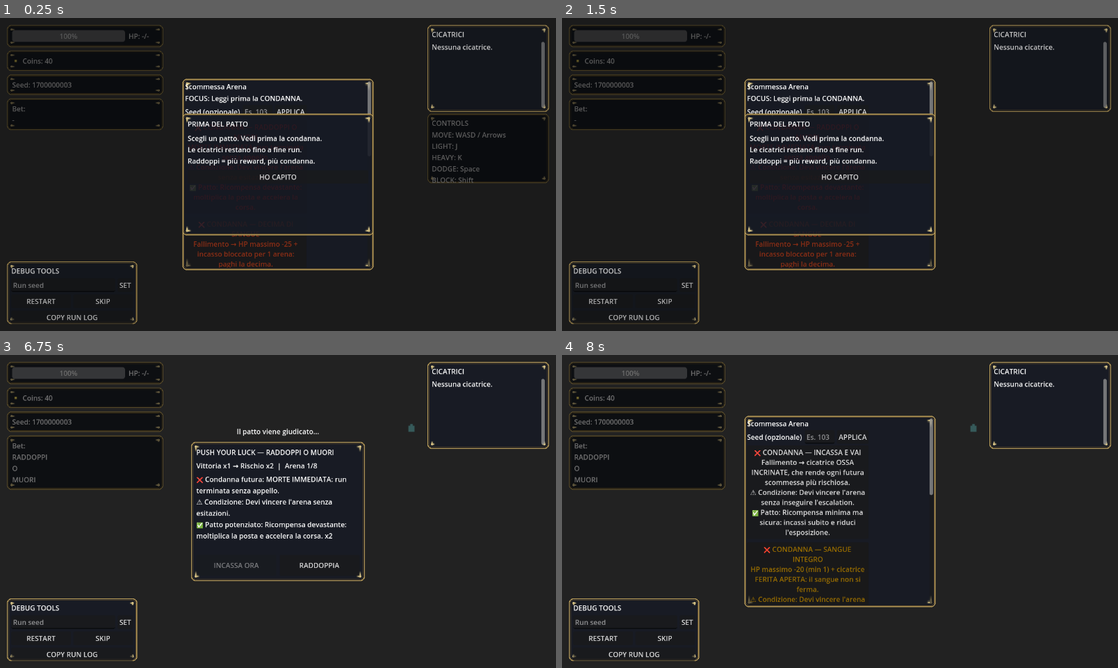
Above: before the commit, frames 1-4 (two rows, left to right).
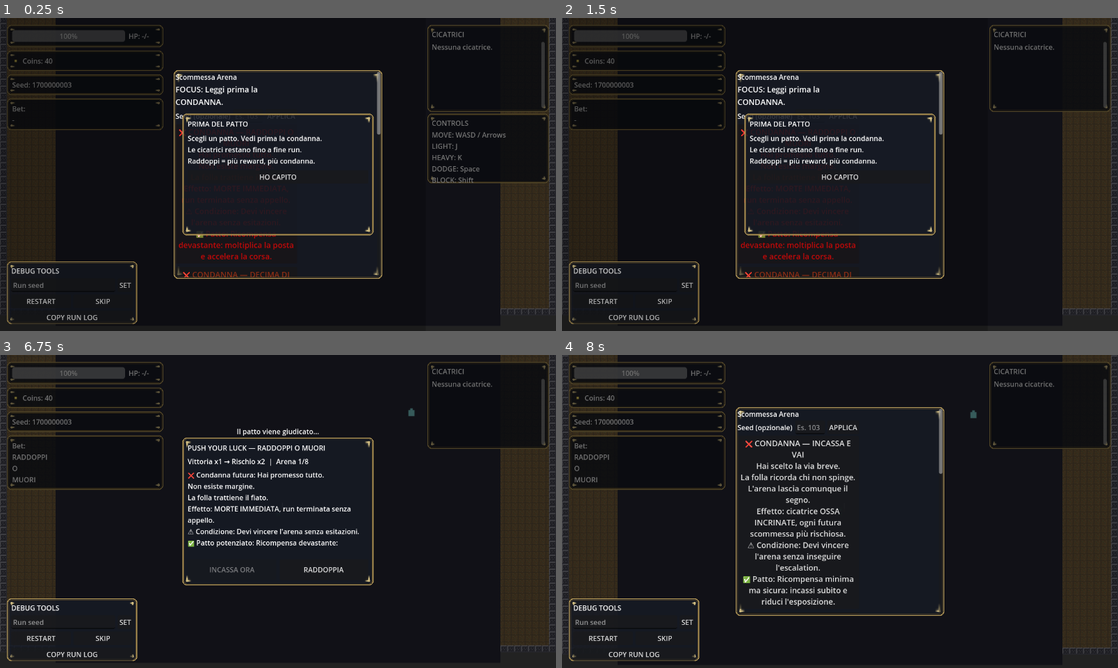
Above: after the commit, the same moments.

Repository: Faratas410/Gallicus-2.0
Game: Godot game, scene res://scenes/Main.tscn
Two runs of this game, one before a commit and one after it. Both use one fixed random seed, a clock stepped at 60 frames per second and the inputs below.
Inputs (mouse positions are in pixels of both pictures, inside the frame that each line leads up to):
- Up to frame 1 (0.25 s): no input
- Up to frame 2 (1.5 s): click (623, 284) at 0.52 s; type "12" at 0.6 s; click "RESTART" at 1.25 s
- Up to frame 3 (6.75 s): click "RESTART" at 2 s; click "RESTART" at 2.75 s; click "SKIP" at 3.5 s; click "SKIP" at 4.25 s; click "SET" at 5 s; click "COPY RUN LOG" at 5.75 s; click (278, 514) at 6.5 s, where only the run before the commit has a clickable "HO CAPITO"
- Up to frame 4 (8 s): click "RADDOPPIA" at 7.25 s

The runs differ from the first frame. In frame 1, 6.7% of the frame differs, in the area x 0-100%, y 0-95%; in frame 2, 7.9%; in frame 3, 6.0%; in frame 4, 7.6%.

Commit message:
Polish 1.0 UI modals and bet text

Diff:
--- a/scenes/UI.tscn
+++ b/scenes/UI.tscn
@@ -320,7 +320,7 @@
 
 [node name="OnboardingModal" type="Control" parent="Modals"]
 visible = false
-mouse_filter = 0
+mouse_filter = 2
 z_index = 96
 anchor_left = 0.0
 anchor_top = 0.0
@@ -328,9 +328,10 @@
 anchor_bottom = 1.0
 
 [node name="OnboardingBlocker" type="ColorRect" parent="Modals/OnboardingModal"]
-mouse_filter = 0
-anchor_right = 1.0
-anchor_bottom = 1.0
+mouse_filter = 2
+anchor_right = 1.0
+anchor_bottom = 1.0
+offset_right = -300.0
 color = Color(0, 0, 0, 0.2)
 
 [node name="OnboardingPanel" type="Panel" parent="Modals/OnboardingModal"]
@@ -366,12 +367,12 @@
 
 [node name="OnboardingButton" type="Button" parent="Modals/OnboardingModal/OnboardingPanel/OnboardingVBox"]
 focus_mode = 2
-mouse_filter = 0
+mouse_filter = 2
 text = "HO CAPITO"
 
 [node name="BetModal" type="Control" parent="Modals"]
 visible = false
-mouse_filter = 1
+mouse_filter = 2
 z_index = 95
 anchor_left = 0.0
 anchor_top = 0.0
@@ -379,9 +380,10 @@
 anchor_bottom = 1.0
 
 [node name="BetBlocker" type="ColorRect" parent="Modals/BetModal"]
-mouse_filter = 1
-anchor_right = 1.0
-anchor_bottom = 1.0
+mouse_filter = 2
+anchor_right = 1.0
+anchor_bottom = 1.0
+offset_right = -300.0
 color = Color(0, 0, 0, 0)
 
 [node name="BetPanel" type="Panel" parent="Modals/BetModal"]
@@ -392,31 +394,31 @@
 anchor_top = 0.5
 anchor_right = 0.5
 anchor_bottom = 0.5
-offset_left = -220.0
-offset_top = -220.0
-offset_right = 220.0
-offset_bottom = 220.0
+offset_left = -240.0
+offset_top = -240.0
+offset_right = 240.0
+offset_bottom = 240.0
 clip_contents = true
-custom_minimum_size = Vector2(440, 440)
+custom_minimum_size = Vector2(480, 480)
 theme_override_styles/panel = SubResource("StyleBoxTexture_1")
 
 [node name="BetScroll" type="ScrollContainer" parent="Modals/BetModal/BetPanel"]
 anchor_right = 1.0
 anchor_bottom = 1.0
-offset_left = 6.0
-offset_top = 6.0
-offset_right = -6.0
-offset_bottom = -6.0
+offset_left = 4.0
+offset_top = 4.0
+offset_right = -4.0
+offset_bottom = -4.0
 horizontal_scroll_mode = 0
 vertical_scroll_mode = 2
 
 [node name="BetVBox" type="VBoxContainer" parent="Modals/BetModal/BetPanel/BetScroll"]
 anchor_right = 1.0
 anchor_bottom = 1.0
-offset_left = 2.0
-offset_top = 2.0
-offset_right = -2.0
-offset_bottom = -2.0
+offset_left = 0.0
+offset_top = 0.0
+offset_right = 0.0
+offset_bottom = 0.0
 
 [node name="BetTitle" type="Label" parent="Modals/BetModal/BetPanel/BetScroll/BetVBox"]
 text = "Scommessa Arena"
@@ -432,6 +434,7 @@
 size_flags_horizontal = 3
 size_flags_vertical = 3
 clip_text = false
+theme_override_font_sizes/font_size = 18
 text = "FOCUS: Leggi prima la CONDANNA."
 
 [node name="SeedRow" type="HBoxContainer" parent="Modals/BetModal/BetPanel/BetScroll/BetVBox"]
@@ -509,7 +512,7 @@
 
 [node name="PushLuckModal" type="Control" parent="Modals"]
 visible = false
-mouse_filter = 0
+mouse_filter = 2
 z_index = 95
 anchor_left = 0.0
 anchor_top = 0.0
@@ -517,9 +520,10 @@
 anchor_bottom = 1.0
 
 [node name="PushLuckBlocker" type="ColorRect" parent="Modals/PushLuckModal"]
-mouse_filter = 0
-anchor_right = 1.0
-anchor_bottom = 1.0
+mouse_filter = 2
+anchor_right = 1.0
+anchor_bottom = 1.0
+offset_right = -300.0
 color = Color(0, 0, 0, 0)
 
 [node name="PushLuckPanel" type="Panel" parent="Modals/PushLuckModal"]
@@ -530,12 +534,12 @@
 anchor_top = 0.5
 anchor_right = 0.5
 anchor_bottom = 0.5
-offset_left = -200.0
-offset_top = -160.0
-offset_right = 200.0
-offset_bottom = 160.0
+offset_left = -220.0
+offset_top = -170.0
+offset_right = 220.0
+offset_bottom = 170.0
 clip_contents = true
-custom_minimum_size = Vector2(400, 320)
+custom_minimum_size = Vector2(440, 340)
 theme_override_styles/panel = SubResource("StyleBoxTexture_1")
 
 [node name="PushLuckVBox" type="VBoxContainer" parent="Modals/PushLuckModal/PushLuckPanel"]
@@ -609,9 +613,25 @@
 [node name="ScarsDetailClose" type="Button" parent="Modals/ScarsDetailPanel/ScarsDetailVBox"]
 text = "CHIUDI"
 
-[node name="GameOverPanel" type="Panel" parent="Modals"]
-visible = false
+[node name="GameOverModal" type="Control" parent="Modals"]
+visible = false
+mouse_filter = 2
 z_index = 95
+anchor_left = 0.0
+anchor_top = 0.0
+anchor_right = 1.0
+anchor_bottom = 1.0
+
+[node name="GameOverBlocker" type="ColorRect" parent="Modals/GameOverModal"]
+mouse_filter = 2
+anchor_right = 1.0
+anchor_bottom = 1.0
+offset_right = -300.0
+color = Color(0, 0, 0, 0)
+
+[node name="GameOverPanel" type="Panel" parent="Modals/GameOverModal"]
+visible = false
+z_index = 1
 anchor_left = 0.5
 anchor_top = 0.5
 anchor_right = 0.5
@@ -624,7 +644,7 @@
 custom_minimum_size = Vector2(360, 380)
 theme_override_styles/panel = SubResource("StyleBoxTexture_1")
 
-[node name="GameOverVBox" type="VBoxContainer" parent="Modals/GameOverPanel"]
+[node name="GameOverVBox" type="VBoxContainer" parent="Modals/GameOverModal/GameOverPanel"]
 anchor_right = 1.0
 anchor_bottom = 1.0
 offset_left = 12.0
@@ -632,34 +652,34 @@
 offset_right = -12.0
 offset_bottom = -12.0
 
-[node name="GameOverTitle" type="Label" parent="Modals/GameOverPanel/GameOverVBox"]
+[node name="GameOverTitle" type="Label" parent="Modals/GameOverModal/GameOverPanel/GameOverVBox"]
 theme_override_font_sizes/font_size = 30
 text = "RUN FAILED"
 
-[node name="GameOverEpilogue" type="Label" parent="Modals/GameOverPanel/GameOverVBox"]
+[node name="GameOverEpilogue" type="Label" parent="Modals/GameOverModal/GameOverPanel/GameOverVBox"]
 autowrap_mode = 2
 text = ""
 
-[node name="GameOverScars" type="Label" parent="Modals/GameOverPanel/GameOverVBox"]
+[node name="GameOverScars" type="Label" parent="Modals/GameOverModal/GameOverPanel/GameOverVBox"]
 visible = false
 autowrap_mode = 2
 text = ""
 
-[node name="GameOverMeta" type="Label" parent="Modals/GameOverPanel/GameOverVBox"]
+[node name="GameOverMeta" type="Label" parent="Modals/GameOverModal/GameOverPanel/GameOverVBox"]
 visible = false
 autowrap_mode = 2
 text = ""
 
-[node name="GameOverHint" type="Label" parent="Modals/GameOverPanel/GameOverVBox"]
+[node name="GameOverHint" type="Label" parent="Modals/GameOverModal/GameOverPanel/GameOverVBox"]
 text = "Vuoi riprovare?"
 
-[node name="RestartButton" type="Button" parent="Modals/GameOverPanel/GameOverVBox"]
+[node name="RestartButton" type="Button" parent="Modals/GameOverModal/GameOverPanel/GameOverVBox"]
 text = "RESTART"
 
-[node name="NextBetButton" type="Button" parent="Modals/GameOverPanel/GameOverVBox"]
+[node name="NextBetButton" type="Button" parent="Modals/GameOverModal/GameOverPanel/GameOverVBox"]
 text = "NEXT BET"
 
-[node name="QuitButton" type="Button" parent="Modals/GameOverPanel/GameOverVBox"]
+[node name="QuitButton" type="Button" parent="Modals/GameOverModal/GameOverPanel/GameOverVBox"]
 text = "QUIT"
 
 [node name="CountdownLabel" type="Label" parent="Modals"]
@@ -697,7 +717,7 @@
 
 [node name="ScarsPanel" type="Panel" parent="HUD/SafeMargin/TopRow/RightColumn"]
 mouse_filter = 1
-z_index = 100
+z_index = 80
 clip_contents = true
 custom_minimum_size = Vector2(280, 200)
 theme_override_styles/panel = SubResource("StyleBoxTexture_1")
--- a/scripts/systems/run_manager.gd
+++ b/scripts/systems/run_manager.gd
@@ -60,7 +60,7 @@
 		"name": "INCASSA E VAI",
 		"pact": "Ricompensa minima ma sicura: incassi subito e riduci l'esposizione.",
 		"condition": "Devi vincere l'arena senza inseguire l'escalation.",
-		"doom": "Fallimento → cicatrice OSSA INCRINATE, che rende ogni futura scommessa più rischiosa.",
+		"doom": "Hai scelto la via breve.\nLa folla ricorda chi non spinge.\nL'arena lascia comunque il segno.\nEffetto: cicatrice OSSA INCRINATE, ogni futura scommessa più rischiosa.",
 		"weight": 5,
 		"blocked_scars": [],
 		"requires_scars": [],
@@ -70,7 +70,7 @@
 		"name": "SANGUE INTEGRO",
 		"pact": "Se riesci, ottieni una ricompensa alta e alzi l'intensità della run.",
 		"condition": "Devi vincere l'arena senza subire danni.",
-		"doom": "HP massimo -20 (min 1) + cicatrice FERITA APERTA: il sangue non si ferma.",
+		"doom": "Il sangue deve restare puro.\nOgni errore pesa doppio.\nLa sabbia non perdona.\nEffetto: HP massimo -20 (min 1) + cicatrice FERITA APERTA.",
 		"weight": 4,
 		"blocked_scars": [],
 		"requires_scars": [],
@@ -80,7 +80,7 @@
 		"name": "RADDOPPI O MUORI",
 		"pact": "Ricompensa devastante: moltiplica la posta e accelera la corsa.",
 		"condition": "Devi vincere l'arena senza esitazioni.",
-		"doom": "MORTE IMMEDIATA: run terminata senza appello.",
+		"doom": "Hai promesso tutto.\nNon esiste margine.\nLa folla trattiene il fiato.\nEffetto: MORTE IMMEDIATA, run terminata senza appello.",
 		"weight": 2,
 		"blocked_scars": [],
 		"requires_scars": [],
@@ -90,7 +90,7 @@
 		"name": "CATENA DI DEBITO",
 		"pact": "Ricompensa media, ma mantiene viva la catena del patto.",
 		"condition": "Vinci l'arena e non spezzare la promessa.",
-		"doom": "Fallimento → cicatrice MARCHIO DEL DEBITO, ogni futura scommessa pesa di più.",
+		"doom": "La catena non si spezza.\nOgni passo stringe il debito.\nIl pubblico pretende il prezzo.\nEffetto: cicatrice MARCHIO DEL DEBITO, ogni futura scommessa pesa di più.",
 		"weight": 4,
 		"blocked_scars": [SCAR_DEBT_BRAND],
 		"requires_scars": [],
@@ -100,7 +100,7 @@
 		"name": "DECIMA DI SANGUE",
 		"pact": "Ricompensa alta: la vittoria spinge la run verso un ritmo più feroce.",
 		"condition": "Vinci l'arena sapendo che ogni colpo ha un prezzo.",
-		"doom": "Fallimento → HP massimo -25 + incasso bloccato per 1 arena: paghi la decima.",
+		"doom": "La vittoria chiede sangue.\nIl tributo è scritto sulla pelle.\nNon puoi evitarlo.\nEffetto: HP massimo -25 + incasso bloccato per 1 arena.",
 		"weight": 3,
 		"blocked_scars": [SCAR_OPEN_WOUND],
 		"requires_scars": [],
@@ -110,7 +110,7 @@
 		"name": "PIACERE AL PUBBLICO",
 		"pact": "Ricompensa narrativa + bonus lieve, alimentando la tua reputazione.",
 		"condition": "Vinci l'arena e lascia il pubblico in estasi.",
-		"doom": "Fallimento → cicatrice MARCHIO DELLA VERGOGNA, il pubblico rende le arene più dure.",
+		"doom": "La folla vuole spettacolo.\nUn passo falso diventa scherno.\nIl giudizio resta addosso.\nEffetto: cicatrice MARCHIO DELLA VERGOGNA, arene più dure.",
 		"weight": 4,
 		"blocked_scars": [],
 		"requires_scars": [],
@@ -120,7 +120,7 @@
 		"name": "ULTIMO RESPIRO",
 		"pact": "Ricompensa altissima, con la run al limite dell'ossessione.",
 		"condition": "Vinci l'arena con il cuore in gola.",
-		"doom": "Fallimento → cicatrice GRAVE (non mortale), ma compromette il cammino.",
+		"doom": "Respiri corto.\nOgni colpo è l'ultimo.\nIl destino pesa sulle ossa.\nEffetto: cicatrice GRAVE (non mortale), cammino compromesso.",
 		"weight": 2,
 		"blocked_scars": [],
 		"requires_scars": [SCAR_CRACKED_BONES],
@@ -1617,14 +1617,9 @@
 	if suspended == _arena_suspended:
 		return
 	_arena_suspended = suspended
-	if suspended:
-		_arena.process_mode = Node.PROCESS_MODE_DISABLED
-		if _arena is CanvasItem:
-			(_arena as CanvasItem).visible = false
-	else:
-		_arena.process_mode = Node.PROCESS_MODE_INHERIT
-		if _arena is CanvasItem:
-			(_arena as CanvasItem).visible = true
+	if _arena.has_method("set_visual_only"):
+		_arena.call("set_visual_only", suspended)
+	_arena.process_mode = Node.PROCESS_MODE_INHERIT
 
 func add_coins(amount: int) -> void:
 	if amount <= 0:
--- a/scripts/ui/ui_root.gd
+++ b/scripts/ui/ui_root.gd
@@ -40,7 +40,8 @@
 @onready var arena_resolution_label: Label = get_node_or_null("HUD/ArenaResolutionOverlay") as Label
 @onready var sfx_level_up: AudioStreamPlayer = get_node_or_null("SFX/SfxLevelUp") as AudioStreamPlayer
 @onready var sfx_buy_token: AudioStreamPlayer = get_node_or_null("SFX/SfxBuyToken") as AudioStreamPlayer
-@onready var game_over_panel: Panel = get_node_or_null("Modals/GameOverPanel") as Panel
+@onready var game_over_modal: Control = get_node_or_null("Modals/GameOverModal") as Control
+@onready var game_over_panel: Panel = get_node_or_null("Modals/GameOverModal/GameOverPanel") as Panel
 @onready var push_luck_modal: Control = get_node_or_null("Modals/PushLuckModal") as Control
 @onready var push_luck_panel: Panel = get_node_or_null("Modals/PushLuckModal/PushLuckPanel") as Panel
 @onready var push_luck_title: Label = get_node_or_null("Modals/PushLuckModal/PushLuckPanel/PushLuckVBox/PushLuckTitle") as Label
@@ -48,14 +49,14 @@
 @onready var push_luck_details: Label = get_node_or_null("Modals/PushLuckModal/PushLuckPanel/PushLuckVBox/PushLuckDetails") as Label
 @onready var push_luck_cashout_button: Button = get_node_or_null("Modals/PushLuckModal/PushLuckPanel/PushLuckVBox/PushLuckButtons/PushLuckCashoutButton") as Button
 @onready var push_luck_double_button: Button = get_node_or_null("Modals/PushLuckModal/PushLuckPanel/PushLuckVBox/PushLuckButtons/PushLuckDoubleButton") as Button
-@onready var game_over_title: Label = get_node_or_null("Modals/GameOverPanel/GameOverVBox/GameOverTitle") as Label
-@onready var game_over_epilogue: Label = get_node_or_null("Modals/GameOverPanel/GameOverVBox/GameOverEpilogue") as Label
-@onready var game_over_scars: Label = get_node_or_null("Modals/GameOverPanel/GameOverVBox/GameOverScars") as Label
-@onready var game_over_meta: Label = get_node_or_null("Modals/GameOverPanel/GameOverVBox/GameOverMeta") as Label
-@onready var game_over_hint: Label = get_node_or_null("Modals/GameOverPanel/GameOverVBox/GameOverHint") as Label
-@onready var restart_button: Button = get_node_or_null("Modals/GameOverPanel/GameOverVBox/RestartButton") as Button
-@onready var next_bet_button: Button = get_node_or_null("Modals/GameOverPanel/GameOverVBox/NextBetButton") as Button
-@onready var quit_button: Button = get_node_or_null("Modals/GameOverPanel/GameOverVBox/QuitButton") as Button
+@onready var game_over_title: Label = get_node_or_null("Modals/GameOverModal/GameOverPanel/GameOverVBox/GameOverTitle") as Label
+@onready var game_over_epilogue: Label = get_node_or_null("Modals/GameOverModal/GameOverPanel/GameOverVBox/GameOverEpilogue") as Label
+@onready var game_over_scars: Label = get_node_or_null("Modals/GameOverModal/GameOverPanel/GameOverVBox/GameOverScars") as Label
+@onready var game_over_meta: Label = get_node_or_null("Modals/GameOverModal/GameOverPanel/GameOverVBox/GameOverMeta") as Label
+@onready var game_over_hint: Label = get_node_or_null("Modals/GameOverModal/GameOverPanel/GameOverVBox/GameOverHint") as Label
+@onready var restart_button: Button = get_node_or_null("Modals/GameOverModal/GameOverPanel/GameOverVBox/RestartButton") as Button
+@onready var next_bet_button: Button = get_node_or_null("Modals/GameOverModal/GameOverPanel/GameOverVBox/NextBetButton") as Button
+@onready var quit_button: Button = get_node_or_null("Modals/GameOverModal/GameOverPanel/GameOverVBox/QuitButton") as Button
 @onready var controls_hint_panel: Panel = get_node_or_null("HUD/SafeMargin/TopRow/RightColumn/ControlsHintPanel") as Panel
 @onready var scars_panel: Panel = get_node_or_null("HUD/SafeMargin/TopRow/RightColumn/ScarsPanel") as Panel
 @onready var scars_label: Label = get_node_or_null("HUD/SafeMargin/TopRow/RightColumn/ScarsPanel/ScarsVBox/ScarsScroll/ScarsLabel") as Label
@@ -656,8 +657,7 @@
 			fast_countdown_label.modulate.a = 1.0
 	_set_push_luck_modal(false)
 	_pending_bets = []
-	if game_over_panel != null:
-		game_over_panel.visible = false
+	_set_game_over_modal(false)
 	if next_bet_button != null:
 		next_bet_button.visible = true
 	_last_finale_title = "RUN FAILED"
@@ -740,8 +740,7 @@
 		condanna_focus_label.visible = false
 	_reset_fast_countdown()
 	_set_push_luck_modal(false)
-	if game_over_panel != null:
-		game_over_panel.visible = true
+	_set_game_over_modal(true)
 	if next_bet_button != null:
 		next_bet_button.visible = false
 	if game_over_title != null:
@@ -1106,8 +1105,16 @@
 		push_luck_details.text = "\n".join(lines)
 	if push_luck_cashout_button != null:
 		push_luck_cashout_button.disabled = cashout_locked
+		if cashout_locked and cashout_reason != "":
+			push_luck_cashout_button.tooltip_text = "Disponibile dopo %s" % cashout_reason
+		else:
+			push_luck_cashout_button.tooltip_text = ""
 	if push_luck_double_button != null:
 		push_luck_double_button.disabled = double_locked
+		if double_locked and double_reason != "":
+			push_luck_double_button.tooltip_text = "Disponibile dopo %s" % double_reason
+		else:
+			push_luck_double_button.tooltip_text = ""
 	_set_push_luck_modal(true)
 
 func _on_push_luck_closed() -> void:
@@ -1190,8 +1197,7 @@
 	_request_retry()
 
 func _request_reset() -> void:
-	if game_over_panel != null:
-		game_over_panel.visible = false
+	_set_game_over_modal(false)
 
 	if GameEvents.has_signal("request_reset_run"):
 		GameEvents.request_reset_run.emit()
@@ -1207,8 +1213,7 @@
 		GameEvents.request_next_bet.emit()
 
 func _request_retry() -> void:
-	if game_over_panel != null:
-		game_over_panel.visible = false
+	_set_game_over_modal(false)
 	if GameEvents.has_signal("request_retry_run"):
 		GameEvents.request_retry_run.emit()
 	_hide_onboarding_panel()
@@ -1298,11 +1303,11 @@
 
 func _create_bet_button(bet_id: String, bet: Dictionary) -> Button:
 	var button: Button = Button.new()
-	button.custom_minimum_size = Vector2(0, 136)
+	button.custom_minimum_size = Vector2(0, 160)
 	button.size_flags_horizontal = Control.SIZE_EXPAND_FILL
 	button.size_flags_vertical = Control.SIZE_EXPAND_FILL
 	button.autowrap_mode = TextServer.AUTOWRAP_WORD_SMART
-	button.add_theme_font_size_override("font_size", 16)
+	button.add_theme_font_size_override("font_size", 18)
 	button.text = _format_bet_button_text(bet_id, bet)
 	button.disabled = false
 	button.mouse_filter = Control.MOUSE_FILTER_STOP
@@ -1392,8 +1397,7 @@
 	_set_bet_modal(false)
 	_reset_bet_confirmation()
 	_reset_fast_countdown()
-	if game_over_panel != null:
-		game_over_panel.visible = true
+	_set_game_over_modal(true)
 	if game_over_title != null:
 		game_over_title.text = "RUN FAILED"
 		if can_retry:
@@ -1481,6 +1485,20 @@
 	_refresh_modal_dimmer()
 	get_viewport().gui_release_focus()
 
+func _set_game_over_modal(active: bool) -> void:
+	if game_over_modal != null:
+		game_over_modal.visible = active
+	if game_over_panel != null:
+		game_over_panel.visible = active
+	if active:
+		if GameEvents.has_signal("modal_opened"):
+			GameEvents.modal_opened.emit("ending")
+	else:
+		if GameEvents.has_signal("modal_closed"):
+			GameEvents.modal_closed.emit("ending")
+	_refresh_modal_dimmer()
+	get_viewport().gui_release_focus()
+
 func _reset_bet_confirmation() -> void:
 	_pending_confirm_bet_id = ""
 	if bet_confirm_label != null:
@@ -1496,7 +1514,7 @@
 		active = true
 	if push_luck_modal != null and push_luck_modal.visible:
 		active = true
-	if game_over_panel != null and game_over_panel.visible:
+	if game_over_modal != null and game_over_modal.visible:
 		active = true
 	if onboarding_modal != null and onboarding_modal.visible:
 		active = true
Not shown, added: docs/codex_report_1_0_gap.md
